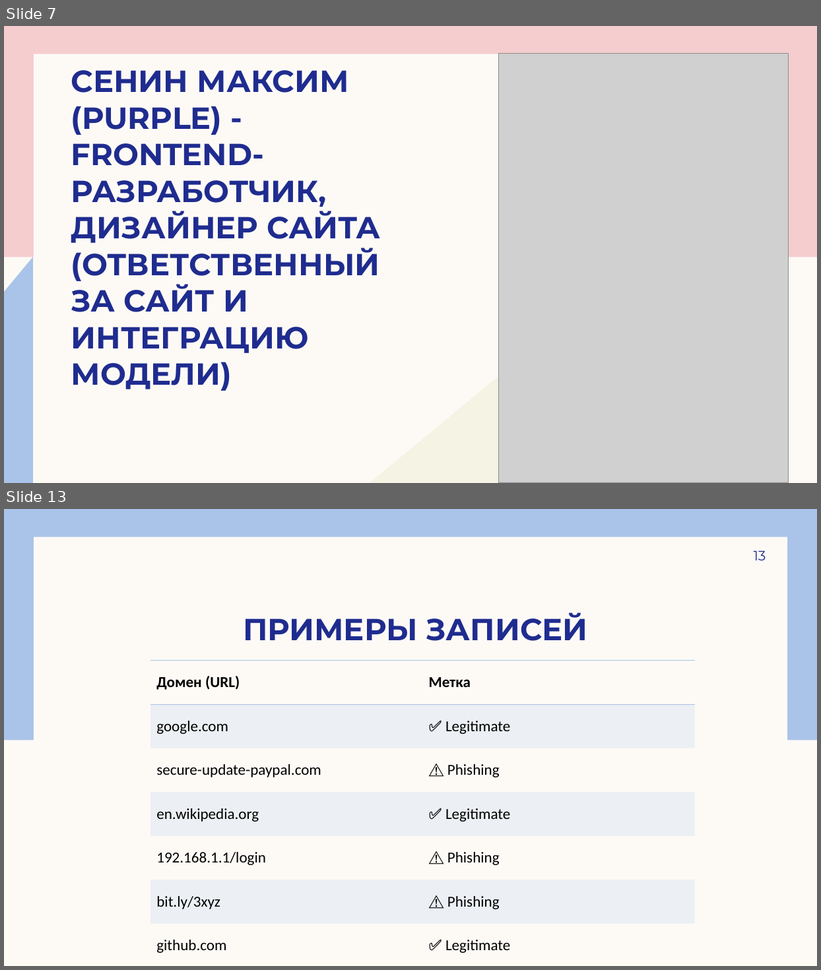
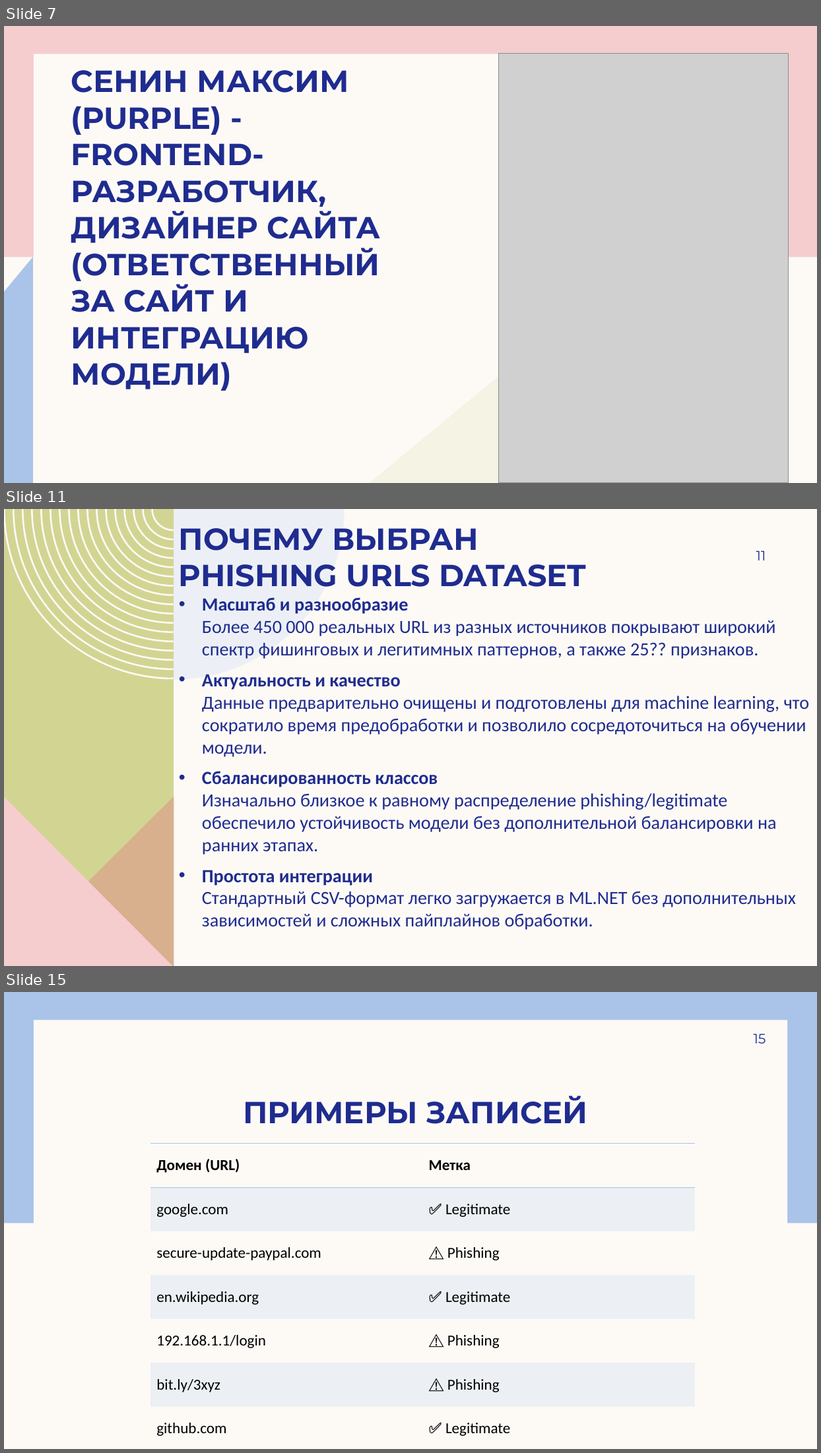
Before and after one commit to andreyilych/cs2valvesoftware, a slide deck: анализатор подозрительности доменных имен (DNS).pptx. Shown one above the other, each under a label of ours: slides 7 and 13 before the commit, slides 7, 11 and 15 after it; the slides between them are not shown. The pictures are 821x970 and 821x1453 pixels, drawn with LibreOffice and Linux fonts; fonts in the diff are those of the drawing; grey boxes stand for pictures. Boxes give left, top, right and bottom in pixels: in the first picture for what was removed or moved away, otherwise in the second. Text is boxed around its words. In the diff, an @@ line names an element or a change of style, - is before the commit and + after.

```diff
--- a/анализатор подозрительности доменных имен (DNS).pptx
+++ b/анализатор подозрительности доменных имен (DNS).pptx
@@ slide 11 added at [4,509,817,966], background #FDFAF6 @@
@@ freeform shape added at [4,509,174,966], fill #D2D592 @@
@@ freeform shape added at [4,509,174,679], fill #FDFAF6 @@
@@ freeform shape added at [174,509,345,680], fill #DDE7F6 at 50% opacity @@
@@ title added at [179,528,586,587], 36 pt, text #1F2C8F, bold @@
+ПОЧЕМУ ВЫБРАН
+PHISHING URLS DATASET
@@ page number added at [756,551,766,560], 16 pt, text #1F2C8F @@
+11
@@ text added at [202,597,810,930], 22 pt, text #1F2C8F @@
+• Масштаб и разнообразие
+  Более 450 000 реальных URL из разных источников покрывают широкий спектр фишинговых и легитимных паттернов, а также 25?? признаков.
+• Актуальность и качество
+  Данные предварительно очищены и подготовлены для machine learning, что сократило время предобработки и позволило сосредоточиться на обучении модели.
+• Сбалансированность классов
+  Изначально близкое к равному распределение phishing/legitimate обеспечило устойчивость модели без дополнительной балансировки на ранних этапах.
+• Простота интеграции
+  Стандартный CSV-формат легко загружается в ML.NET без дополнительных зависимостей и сложных пайплайнов обработки.
@@ freeform shape added at [4,797,174,966], fill #DE8C8C at 50% opacity @@
@@ freeform shape added at [4,796,174,966], fill #F5CDCE @@
@@ what was slide 13 is now slide 15 @@
@@ page number at [754,1034,766,1043]: text changed @@
-13
+15
```
Also in this commit, not shown: 8 slides changed, 9 other slides added, 2 slides removed.
